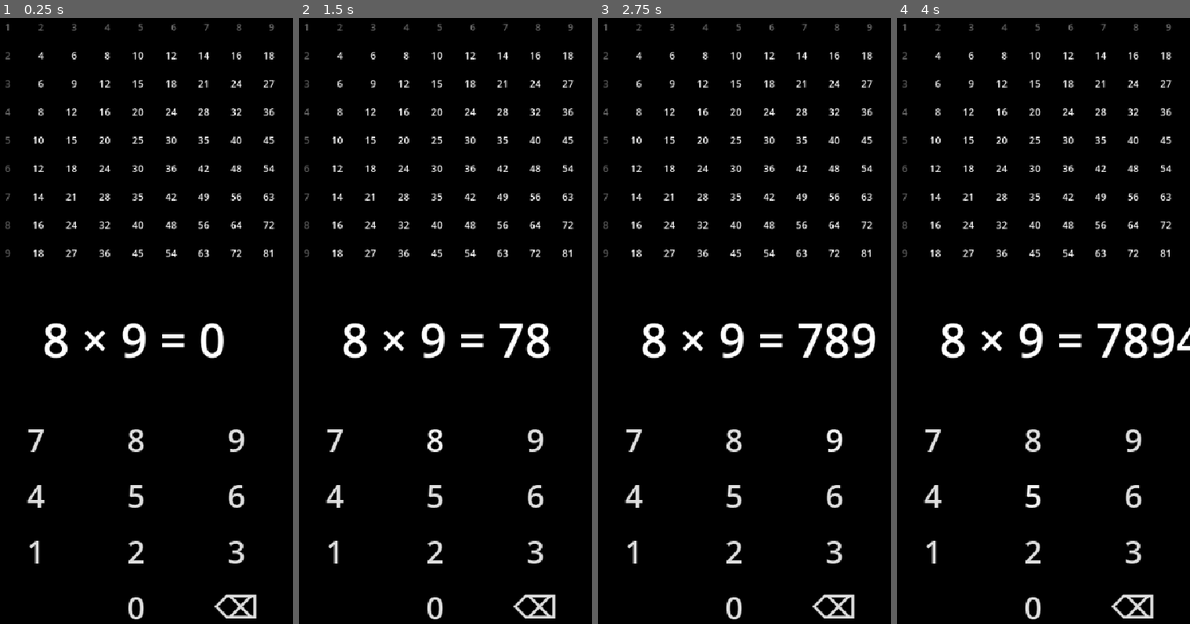
Above: before the commit, frames 1-4 (left to right).
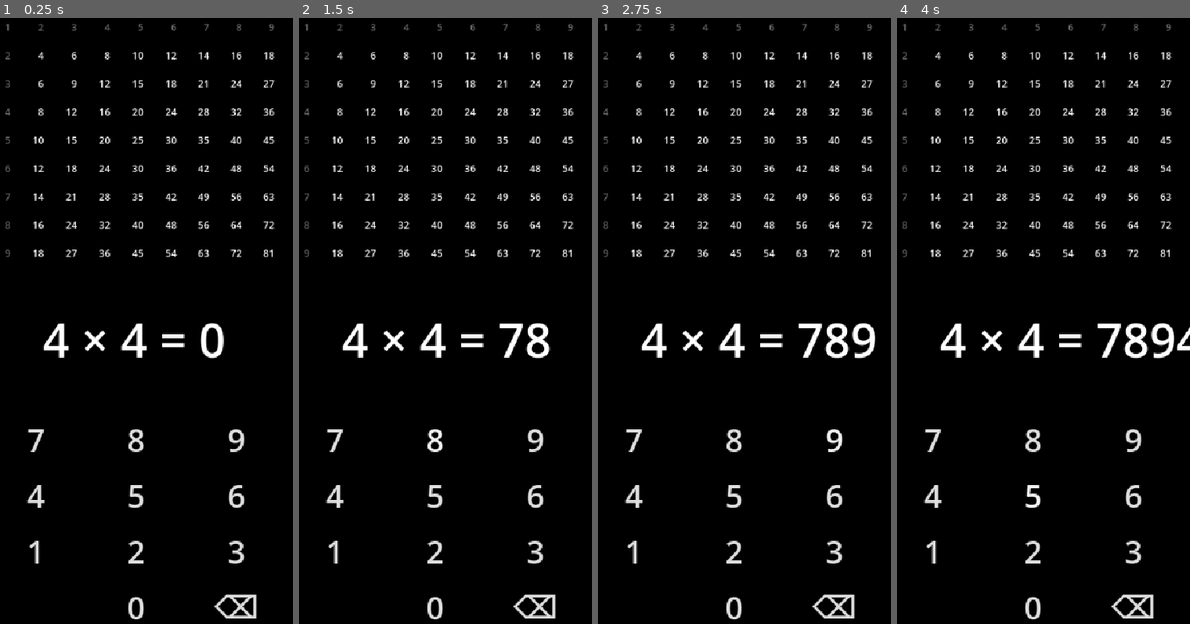
Above: after the commit, the same moments.

Repository: not-learning/einmaleins
Game: Godot game, scene res://main.tscn
Two runs of this game, one before a commit and one after it. Both use one fixed random seed, a clock stepped at 60 frames per second and the inputs below.
Inputs:
- Up to frame 1 (0.25 s): no input
- Up to frame 2 (1.5 s): click "7" at 0.5 s; click "8" at 1.25 s
- Up to frame 3 (2.75 s): click "9" at 2 s
- Up to frame 4 (4 s): click "4" at 2.75 s; click "5" at 3.5 s

The runs differ from the first frame. In frame 1, 0.6% of the frame differs, in the area x 14-51%, y 50-57%; in frame 2, 0.6%; in frame 3, 0.6%; in frame 4, 0.6%.

Commit message:
Exercises don't repeat

Diff:
--- a/exercise.gd
+++ b/exercise.gd
@@ -2,19 +2,26 @@
 
 signal correct(a: int, b: int)
 
-var a: int
-var b: int
+var arr: Array[int]
+var n: int
 var ans: int
 var ex: String
 
 func _ready() -> void:
-	a = randi() % 8 + 2
-	b = randi() % 8 + 2
+	for i in 8:
+		for k in 8:
+			arr.append((i + 2) * 10 + k + 2)
+	arr.shuffle()
 
 func _process(_delta: float) -> void:
+	var a := arr[n] / 10
+	var b := arr[n] % 10
 	ex = "%d × %d = " % [a, b]
 	text = ex + str(ans)
 	if ans == a * b:
 		correct.emit(a, b)
-		a = randi() % 8 + 2
-		b = randi() % 8 + 2
+		n += 1
+		if n > 63:
+			n = 0
+			arr.shuffle()
+			print("Done!")
--- a/main.gd
+++ b/main.gd
@@ -10,7 +10,6 @@
 	ex = find_child("Exercise")
 	ex.correct.connect(_on_correct)
 	xt = get_node("Xtable/Xtable").get_children()
-	#xt = a.get_children()
 
 func _on_ans_upd(ans: int):
 	ex.ans = ans
@@ -21,11 +20,8 @@
 	var i1 := 9*b + a-10
 	var i2 := 9*a + b-10
 	var xt1 := xt[i1].get_node("Mult")
-	var xt2 := xt[i2].get_node("Mult")
 	xt1.text = "✓"
 	xt1.set("theme_override_colors/font_color", Color.GREEN)
-	xt2.text = "✓"
-	xt2.set("theme_override_colors/font_color", Color.GREEN)
 
 func _process(delta: float) -> void:
 	pass
